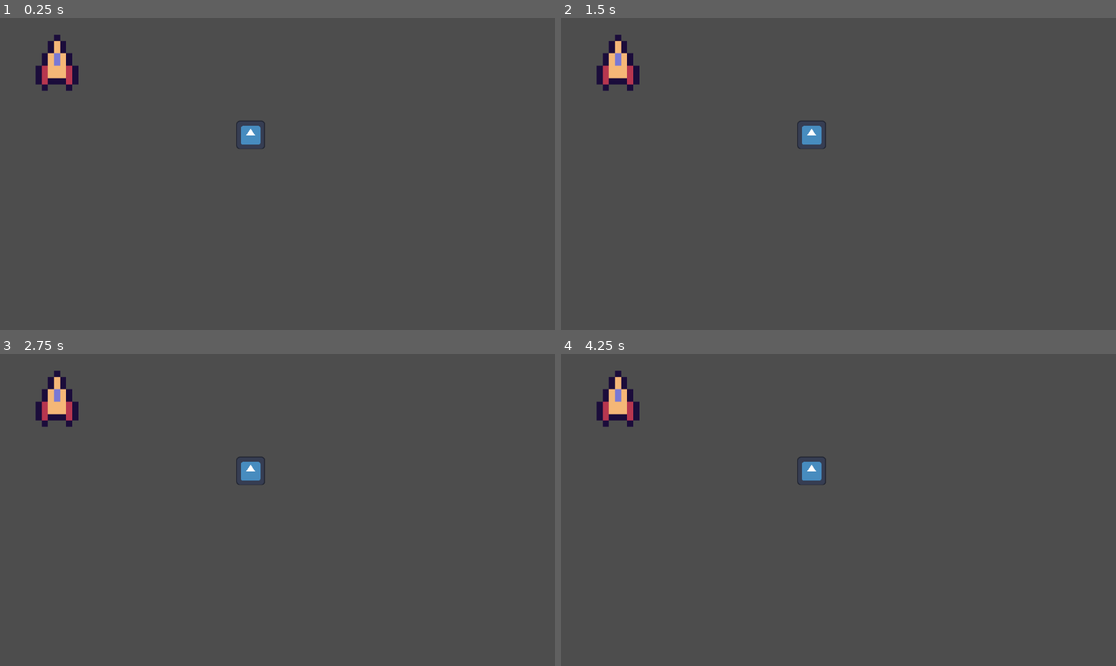
Above: before the commit, frames 1-4 (two rows, left to right).
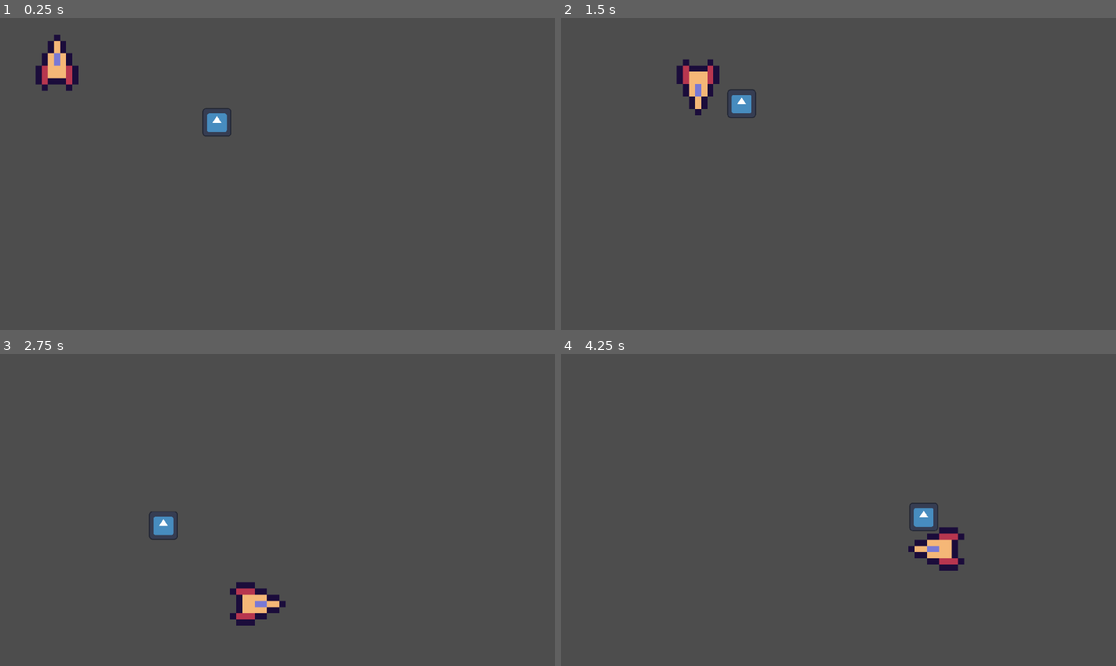
Above: after the commit, the same moments.

Repository: CHIMINIIO/trustme
Game: Godot game, scene res://Scenes/game.tscn
The game is run twice, just before and just after one commit, with the same random seed, the same clock (stepped at 60 frames per second) and the same inputs. The engine's default icon, where the game draws it, is replaced by a stand-in: a white triangle on a blue panel in a dark square.
Inputs:
- Up to frame 1 (0.25 s): no input
- Up to frame 2 (1.5 s): hold Right (ui_right) 0.53-1.28 s; hold Down (ui_down) from 1.28 s (still down)
- Up to frame 3 (2.75 s): release Down (ui_down) at 2.03 s; hold Right (ui_right) from 2.03 s (still down)
- Up to frame 4 (4.25 s): release Right (ui_right) at 2.78 s; hold Up (ui_up) 2.78-3.53 s; hold Left (ui_left) from 3.53 s (still down)

The runs differ from the first frame. In frame 1, 0.5% of the frame differs, in the area x 36-48%, y 28-42%; in frame 2, 2.3%; in frame 3, 2.3%; in frame 4, 2.4%, in the area x 6-73%, y 5-70%.
Error before the commit: Parse Error: Identifier "Globals" not declared in the current scope. (res://Scripts/death.gd:9)

Commit message:
:money_mouth: 11 123

Diff:
--- a/project.godot
+++ b/project.godot
@@ -12,8 +12,12 @@
 
 config/name="godot test"
 run/main_scene="res://Scenes/game.tscn"
-config/features=PackedStringArray("4.4", "Forward Plus")
+config/features=PackedStringArray("4.5", "Forward Plus")
 config/icon="res://icon.svg"
+
+[autoload]
+
+Globals="*res://Scripts/Globals.gd"
 
 [rendering]
 
